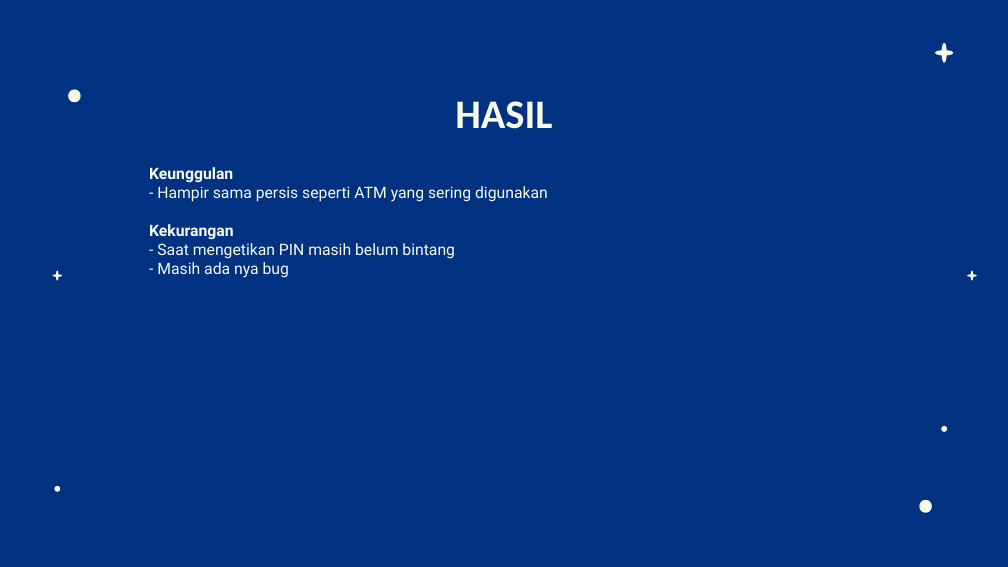
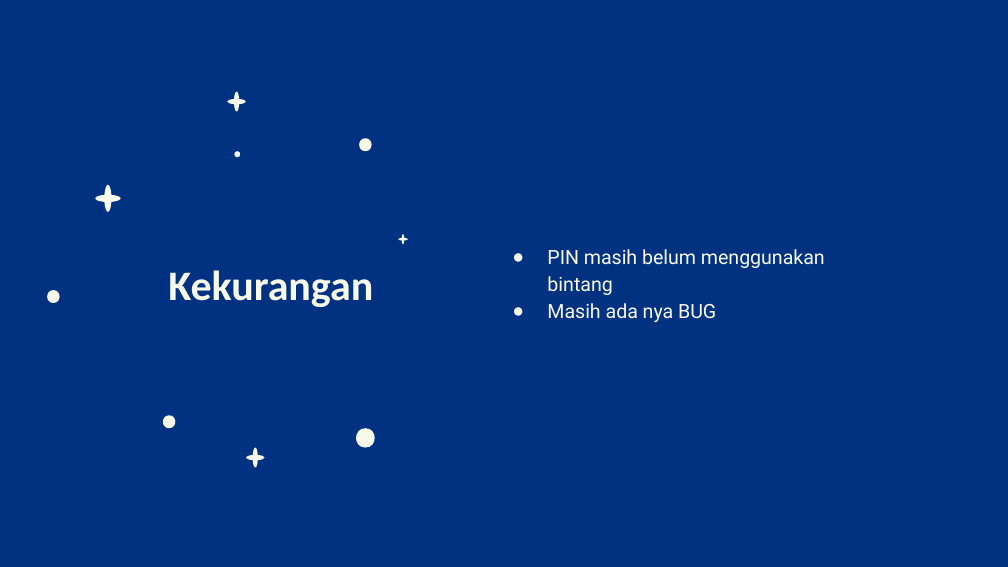
Before and after one commit to fikrihidayatulloh16/Tubesatm13, a slide deck: slide 13 of PPT KELOMPOK 13 ATM.pptx (slide 4 before the commit). Drawn at 1008x567 pixels with LibreOffice and Linux fonts; fonts in the diff are those of the drawing. Boxes give left, top, right and bottom in pixels: in the first picture for what was removed or moved away, otherwise in the second. Text is boxed around its words. In the diff, an @@ line names an element or a change of style, - is before the commit and + after.

```diff
--- a/PPT KELOMPOK 13 ATM.pptx
+++ b/PPT KELOMPOK 13 ATM.pptx
@@ freeform shape: place and size @@
-freeform shape at <box>66,89,82,102</box>
+freeform shape at <box>228,91,247,111</box>
@@ title removed at <box>455,101,552,129</box> @@
-HASIL
@@ text "PIN masih belum menggunakan bintang" at <box>547,249,825,322</box>: vertical alignment top to middle @@
@@ freeform shape added at <box>357,138,374,151</box>, fill #F7F9EB @@
@@ freeform shape: place and size @@
-freeform shape at <box>54,486,61,492</box>
+freeform shape at <box>234,151,241,157</box>
@@ freeform shape added at <box>95,185,121,212</box>, fill #F7F9EB @@
@@ freeform shape: place and size @@
-freeform shape at <box>967,271,977,281</box>
+freeform shape at <box>399,234,408,245</box>
@@ text at <box>547,249,825,322</box>: text changed; size 15 to 18.7 pt @@
-Keunggulan
-- Hampir sama persis seperti ATM yang sering digunakan
-Kekurangan
-- Saat mengetikan PIN masih belum bintang
-- Masih ada nya bug
+● PIN masih belum menggunakan bintang
+● Masih ada nya BUG
@@ freeform shape: place and size @@
-freeform shape at <box>52,271,62,281</box>
+freeform shape at <box>45,290,62,303</box>
@@ title added at <box>168,270,373,307</box>, 40 pt, text #F7F9EB, bold @@
+Kekurangan
@@ freeform shape: place and size @@
-freeform shape at <box>917,500,934,513</box>
+freeform shape at <box>161,415,178,428</box>
@@ freeform shape: place and size @@
-freeform shape at <box>935,43,954,63</box>
+freeform shape at <box>246,448,265,467</box>
@@ freeform shape added at <box>353,428,378,448</box>, fill #F7F9EB @@
@@ freeform shape removed at <box>941,426,948,432</box> @@
```
Also in this commit, not shown: 3 other slides changed, 9 slides added, 1 other file.
